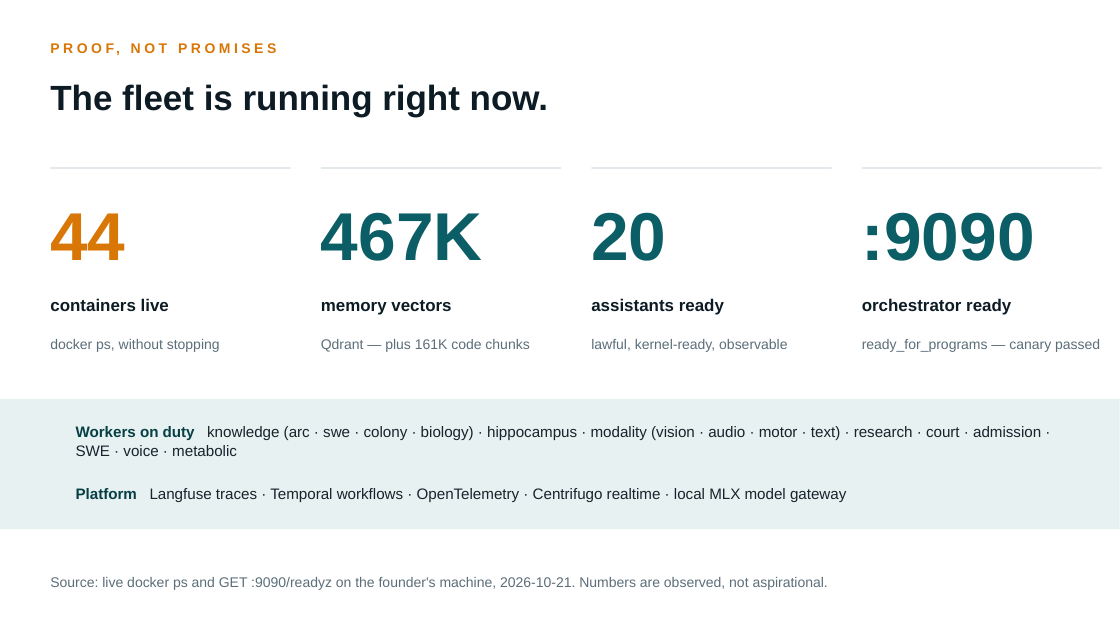
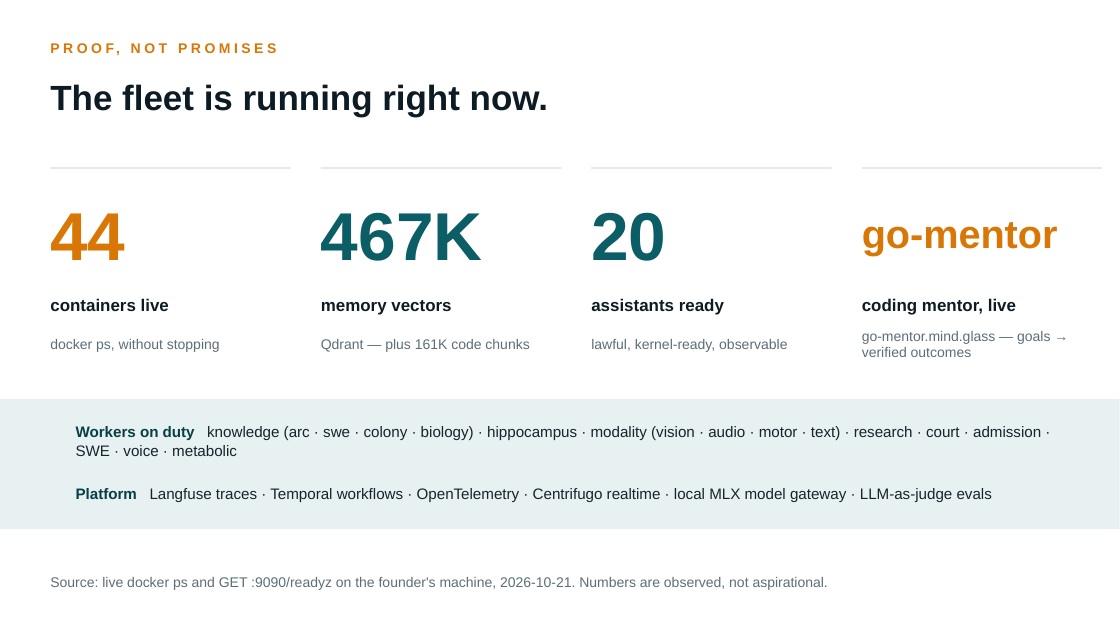
Before and after one commit to tdesc/colony-ai-deck, a slide deck: slide 6 of deck/Colony-AI-Deck.pptx. Drawn at 1120x630 pixels with LibreOffice and Linux fonts; fonts in the diff are those of the drawing. Boxes give left, top, right and bottom in pixels: in the first picture for what was removed or moved away, otherwise in the second. Text is boxed around its words. In the diff, an @@ line names an element or a change of style, - is before the commit and + after.

Commit message:
Deck: public repo links, add go-mentor live tile and LLM-as-judge evals

```diff
--- a/deck/Colony-AI-Deck.pptx
+++ b/deck/Colony-AI-Deck.pptx
@@ text at <box>862,222,1058,256</box>: text changed; size 58 to 34 pt; text colour #0B5D66 to #D97706 @@
-:9090
+go-mentor
@@ text at <box>862,298,1016,315</box>: text changed @@
-orchestrator ready
+coding mentor, live
@@ text at <box>862,331,1050,357</box>: text changed @@
-ready_for_programs — canary passed
+go-mentor.mind.glass — goals → verified outcomes
@@ text at <box>76,488,992,502</box>: text changed @@
-Platform Langfuse traces · Temporal workflows · OpenTelemetry · Centrifugo realtime · local MLX model gateway
+Platform Langfuse traces · Temporal workflows · OpenTelemetry · Centrifugo realtime · local MLX model gateway · LLM-as-judge evals
```
Also in this commit, not shown: 2 other slides changed, 1 other file.
